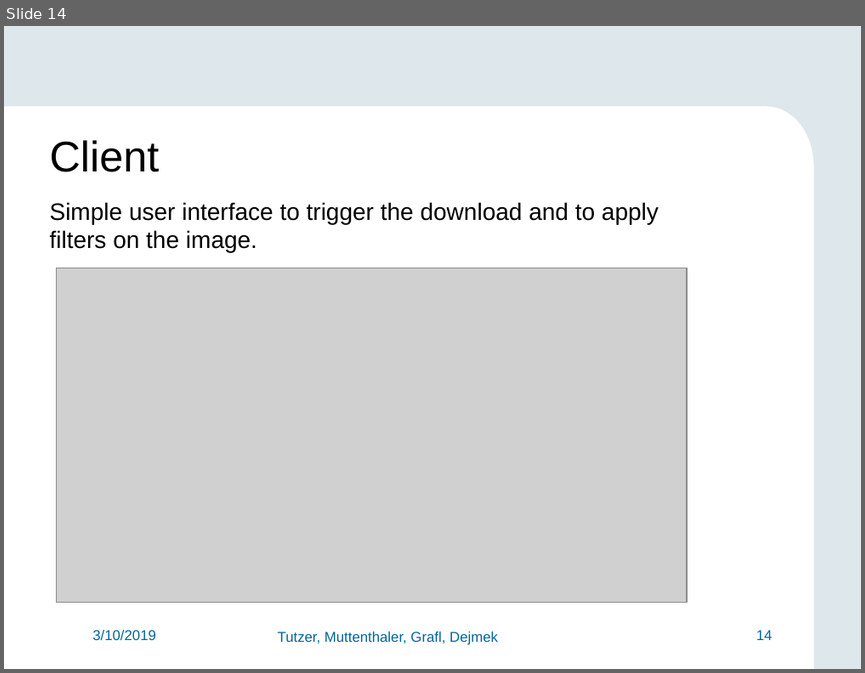
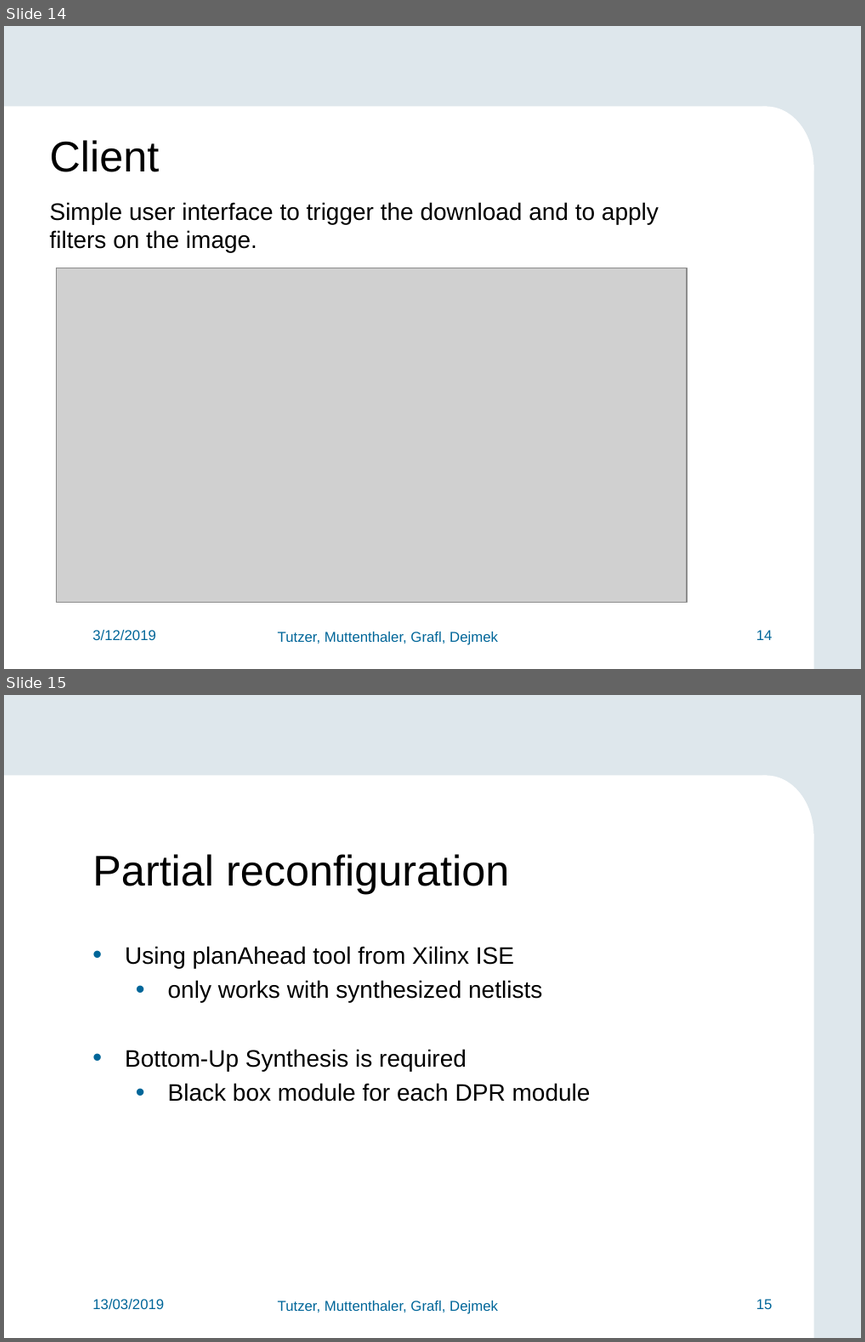
Before and after one commit to FlorianMuttenthaler/SocLabPartialReconfigIot, a slide deck: report/Final_presentation.pptx. Shown one above the other, each under a label of ours: slide 14 before the commit, slides 14 and 15 after it. The pictures are 865x673 and 865x1342 pixels, drawn with LibreOffice and Linux fonts; fonts in the diff are those of the drawing; grey boxes stand for pictures; background and template pictures are left out. Boxes give left, top, right and bottom in pixels: in the first picture for what was removed or moved away, otherwise in the second. Text is boxed around its words. In the diff, an @@ line names an element or a change of style, - is before the commit and + after.

```diff
--- a/report/Final_presentation.pptx
+++ b/report/Final_presentation.pptx
@@ slide 15 added at (4,695,861,1338), background #DEE7EC; not listed: 5 template elements that a slide beside it also shows @@
@@ text added at (92,854,509,894), 36 pt, text #000000 @@
+Partial reconfiguration
@@ text added at (125,946,590,1101), 20 pt, text #000000 @@
+• Using planAhead tool from Xilinx ISE
+  • only works with synthesized netlists
+• Bottom-Up Synthesis is required
+  • Black box module for each DPR module
@@ text added at (92,1299,164,1310), 12 pt, text #006699 @@
+13/03/2019
@@ slide 14 changed as well @@
@@ text at (92,630,156,641): text changed @@
-3/10/2019
+3/12/2019
```
Also in this commit, not shown: 16 other slides changed, 6 other slides added, 3 slides removed, 1 other file.
